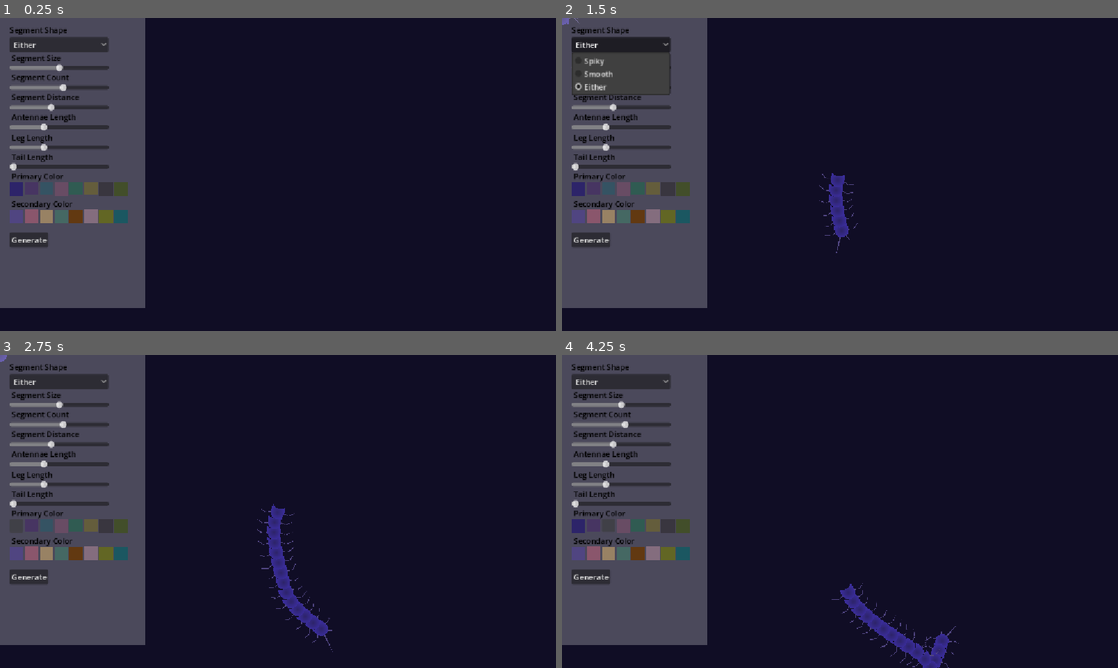
Above: before the commit, frames 1-4 (two rows, left to right).
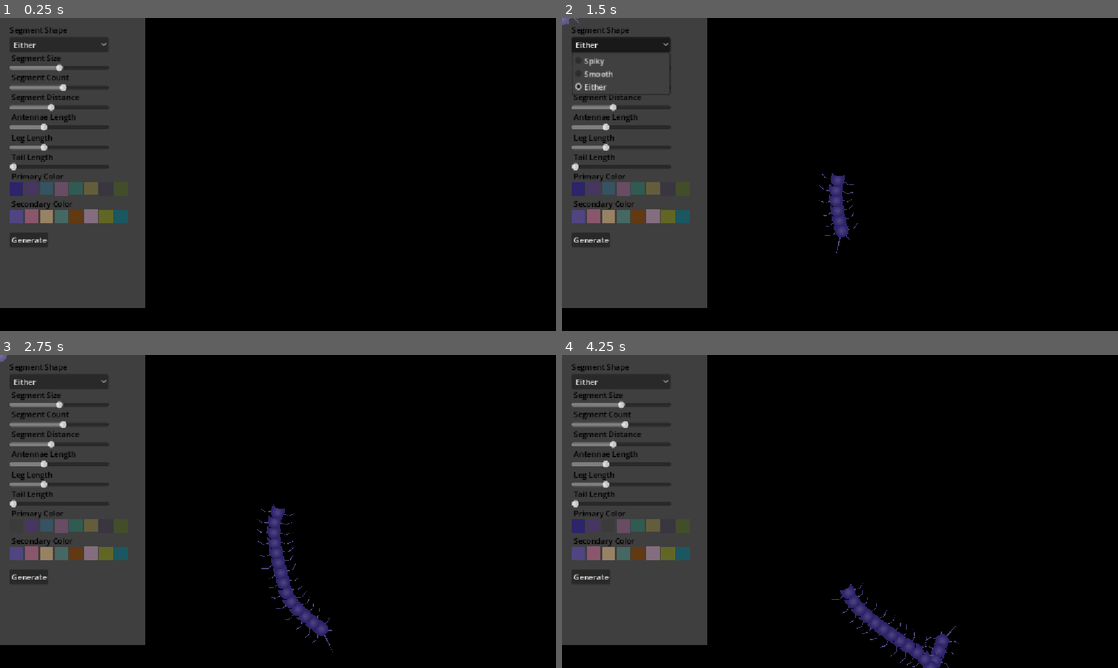
Above: after the commit, the same moments.

Repository: humanpersonssb/Centipede-
Game: Godot game, scene res://centipedeScene.tscn
The game is run twice, just before and just after one commit, with the same random seed, the same clock (stepped at 60 frames per second) and the same inputs.
Inputs (mouse positions are in pixels of both pictures, inside the frame that each line leads up to):
- Up to frame 1 (0.25 s): no input
- Up to frame 2 (1.5 s): click "Generate" at 0.5 s; click "Either" at 1.25 s
- Up to frame 3 (2.75 s): click (16, 527) at 2 s
- Up to frame 4 (4.25 s): click (595, 524) at 2.75 s; click (606, 524) at 3.5 s

The runs differ from the first frame. In frame 1, 94% of the frame differs, in the area x 0-100%, y 0-100%; in frame 2, 93%; in frame 3, 94%; in frame 4, 94%.

Commit message:
transparent background + fixed color

Diff:
--- a/centipede/centipede.gd
+++ b/centipede/centipede.gd
@@ -23,7 +23,7 @@
 	preload("res://assets/segment_spiky_trapezoid.png"),
 ]
 
-var gradiant_texture = preload("res://assets/gradient_outer.png")
+var gradiant_texture = preload("res://assets/gradient_inner.png")
 var leg_texture = preload("res://assets/leg_bent.png")
 var antennae_texture = preload("res://assets/leg_lowerarm.png")
 var leg_texture_flipped = preload("res://assets/leg_bent_flipped.png")
@@ -86,7 +86,7 @@
 		var sprite = Sprite2D.new()
 		sprite.texture = chosen_texture
 		sprite.scale = Vector2.ONE * data.size * 0.05
-		sprite.modulate = data.color
+		sprite.self_modulate = data.color
 
 		#gradiant thing
 		sprite.clip_children = CanvasItem.CLIP_CHILDREN_AND_DRAW
@@ -94,9 +94,6 @@
 		overlay.texture = gradiant_texture
 		overlay.scale = Vector2.ONE
 		overlay.modulate = data.secondary_color
-		overlay.material = CanvasItemMaterial.new()
-		overlay.material.blend_mode = CanvasItemMaterial.BLEND_MODE_ADD
-		overlay.material.blend_mode = CanvasItemMaterial.LIGHT_MODE_UNSHADED
 		sprite.add_child(overlay)
 
 		add_child(sprite)
--- a/centipede/centipedeScene.tscn
+++ b/centipede/centipedeScene.tscn
@@ -57,7 +57,7 @@
 script = ExtResource("1_4j51b")
 
 [node name="Background" type="Polygon2D" parent="." unique_id=1171298708]
-color = Color(0.0627451, 0.050980393, 0.14509805, 1)
+color = Color(0.0627451, 0.050980393, 0.14509805, 0)
 polygon = PackedVector2Array(270, -137, 1225, -116, 1242, 768, -112, 778, -130, -81)
 
 [node name="PetContainer" type="Node2D" parent="." unique_id=1585421913]
--- /dev/null
+++ b/centipede/clippingtestscene.tscn
@@ -0,0 +1,16 @@
+[gd_scene format=3 uid="uid://buuh28eie8ud0"]
+
+[ext_resource type="Texture2D" uid="uid://dhmiwb50753l" path="res://assets/segment_smooth_bumps.png" id="1_kx5my"]
+[ext_resource type="Texture2D" path="res://assets/BlueSlime.png" id="2_jdjrj"]
+
+[node name="Clippingtestscene" type="Node2D" unique_id=171056400]
+
+[node name="SegmentSmoothBumps" type="Sprite2D" parent="." unique_id=2115779703]
+self_modulate = Color(0.92156863, 0.39607844, 1, 1)
+clip_children = 2
+position = Vector2(469, 354)
+texture = ExtResource("1_kx5my")
+
+[node name="BlueSlime" type="Sprite2D" parent="SegmentSmoothBumps" unique_id=258182570]
+position = Vector2(220, 88)
+texture = ExtResource("2_jdjrj")
--- a/centipede/project.godot
+++ b/centipede/project.godot
@@ -17,8 +17,11 @@
 
 [display]
 
+window/size/resizable=false
+window/size/transparent=true
 window/stretch/mode="canvas_items"
 window/stretch/aspect="expand"
+window/per_pixel_transparency/allowed=true
 
 [physics]
 
@@ -27,3 +30,4 @@
 [rendering]
 
 rendering_device/driver.windows="d3d12"
+viewport/transparent_background=true
